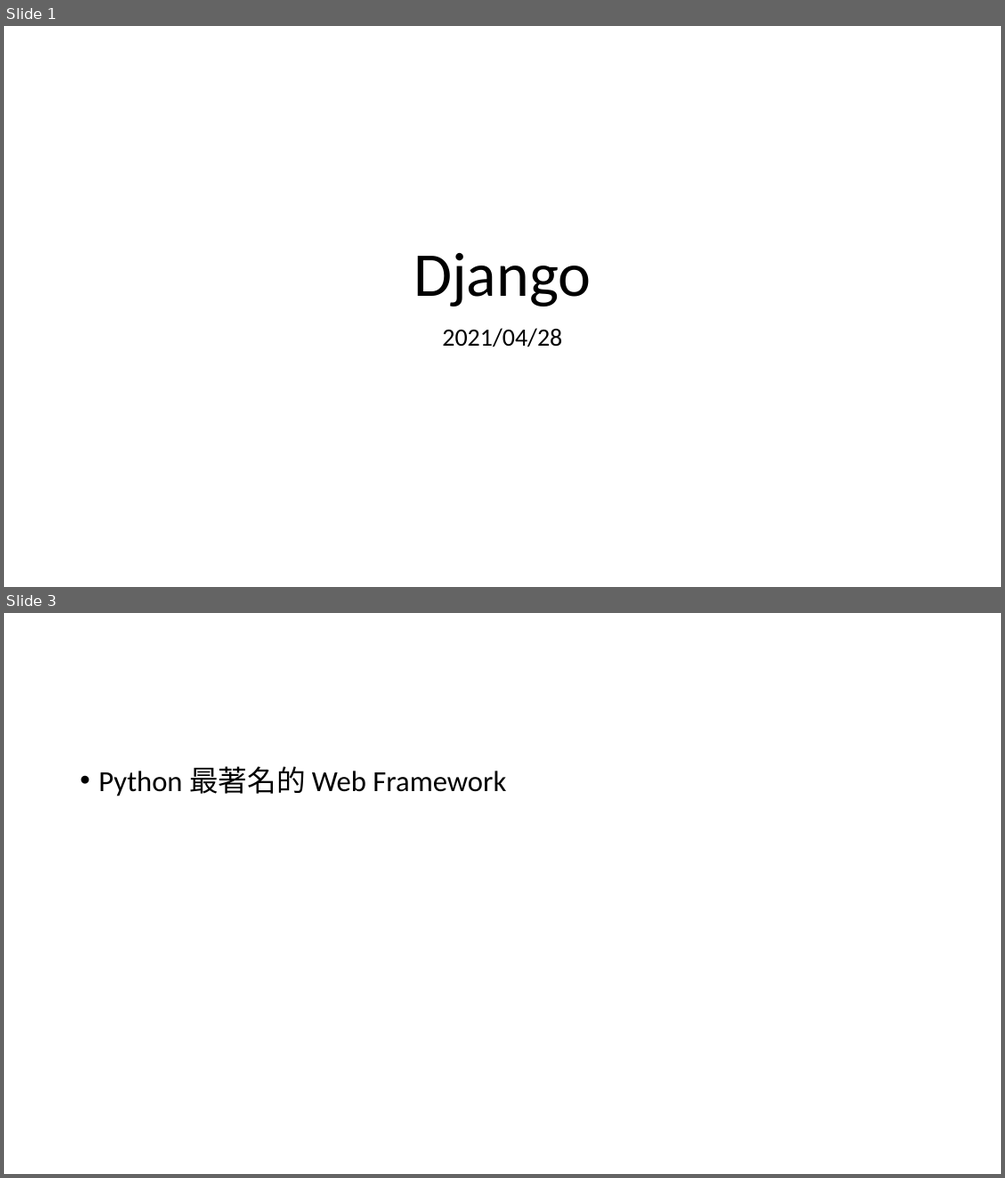
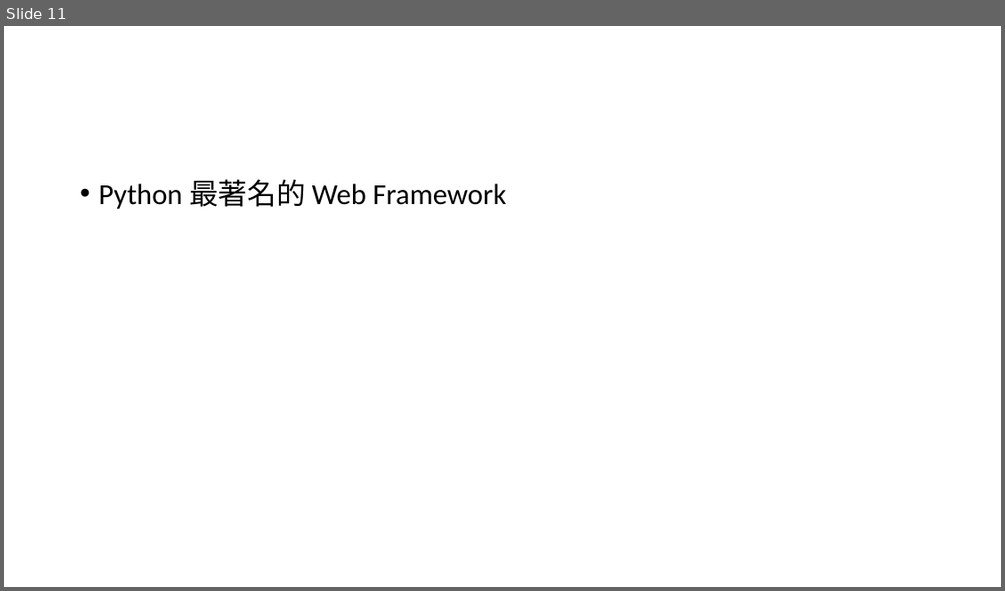
Before and after one commit to yao1222/bmi_app, a slide deck: Django.pptx. Shown one above the other, each under a label of ours: slides 1 and 3 before the commit, slide 11 after it; the slides between them are not shown. The pictures are 1005x1178 and 1005x591 pixels, drawn with LibreOffice and Linux fonts; fonts in the diff are those of the drawing. Boxes give left, top, right and bottom in pixels: in the first picture for what was removed or moved away, otherwise in the second. Text is boxed around its words. In the diff, an @@ line names an element or a change of style, - is before the commit and + after.

```diff
--- a/Django.pptx
+++ b/Django.pptx
@@ slide 1 removed at bbox=[4, 26, 1001, 587], background #FFFFFF @@
@@ title removed at bbox=[413, 253, 591, 306] @@
-Django
@@ subtitle removed at bbox=[442, 328, 562, 347] @@
-2021/04/28
@@ what was slide 3 is now slide 11 @@
```
Also in this commit, not shown: 5 slides added, 1 other slide removed.
